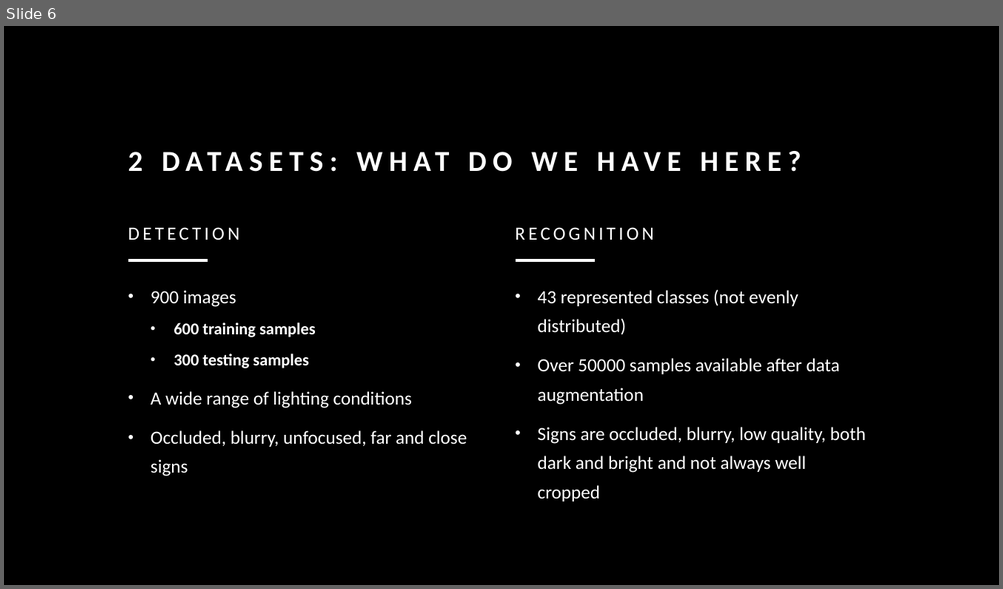
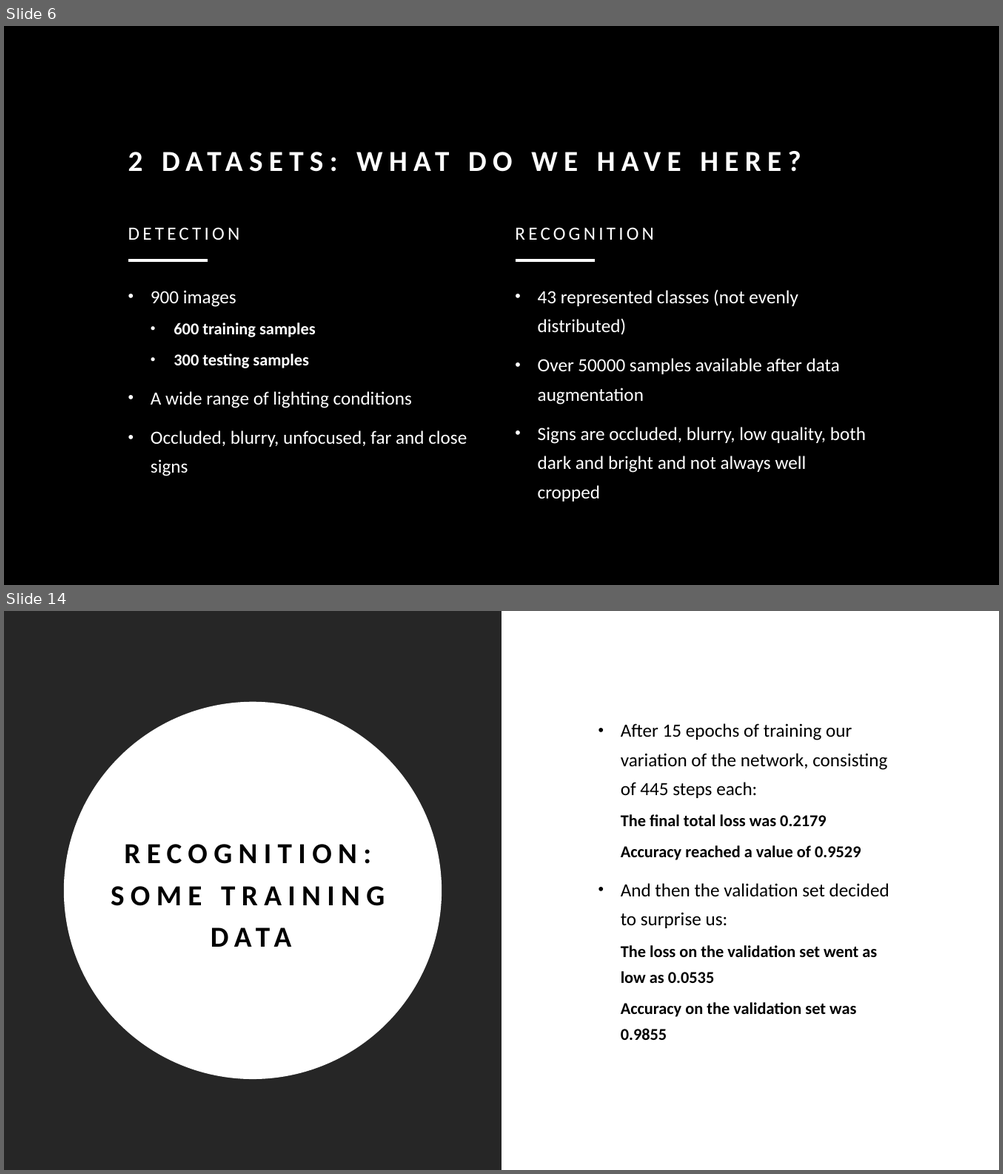
Before and after one commit to piacav/Traffic_signs, a slide deck: Road sign detection and recognition using deep methods.pptx. Shown one above the other, each under a label of ours: slide 6 before the commit, slides 6 and 14 after it; the slides between them are not shown. The pictures are 1003x589 and 1003x1174 pixels, drawn with LibreOffice and Linux fonts; fonts in the diff are those of the drawing; background and template pictures are left out. Boxes give left, top, right and bottom in pixels: in the first picture for what was removed or moved away, otherwise in the second. Text is boxed around its words. In the diff, an @@ line names an element or a change of style, - is before the commit and + after.

Commit message:
adjusted presentation, added some data

```diff
--- a/Road sign detection and recognition using deep methods.pptx
+++ b/Road sign detection and recognition using deep methods.pptx
@@ slide 14 added at [4, 611, 999, 1170], background #FFFFFF @@
@@ rectangle added at [4, 611, 502, 1170], fill #262626 @@
@@ ellipse added at [64, 702, 441, 1079], fill #FFFFFF @@
@@ text added at [620, 723, 889, 1040], 16 pt, text #000000, bold @@
+• After 15 epochs of training our variation of the network, consisting of 445 steps each:
+  The final total loss was 0.2179
+  Accuracy reached a value of 0.9529
+• And then the validation set decided to surprise us:
+  The loss on the validation set went as low as 0.0535
+  Accuracy on the validation set was 0.9855
@@ title added at [111, 844, 384, 906], 28 pt, text #000000, bold @@
+RECOGNITION: SOME TRAINING DATA
```
Also in this commit, not shown: 10 slides changed, 2 other slides added.
